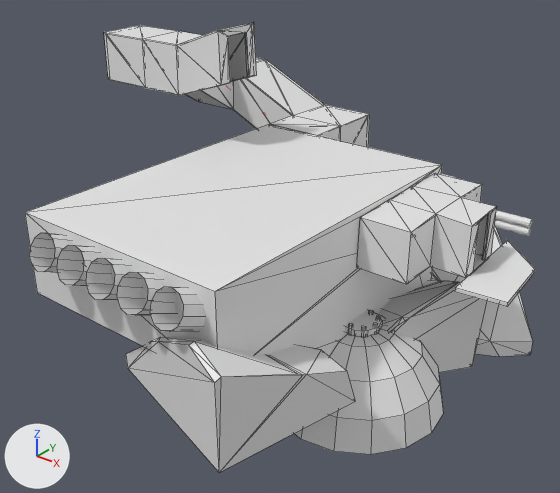
Renders of the FBX model Assets/Art/Models/Level 5.fbx from each side of a commit.
Camera for both pictures: a 50 mm camera at (-52.9, -15.0, -0.1) aimed at (-73.8, 11.0, -16.2). The lights are fixed; the arrows at lower left show +X, +Y and +Z. Mesh edges are drawn as thin lines on the coarser meshes. Where no turn or scale is listed for an object, it has been applied to the vertices.

Objects in the first picture: 'Level 53 sewer', 'Level 5Cube.010', 'Level 5Dome Pipes.005', 'Level 5Dome.006', 'Level 5Icosphere.002', 'Level 5Icosphere.003', 'Level 5Icosphere.004', 'Level 5lab to sewer corridor', 'Ship Top Deck sewer to helipad corridor', 'Ship Top Deck sewer toi helipad corridor floor'.
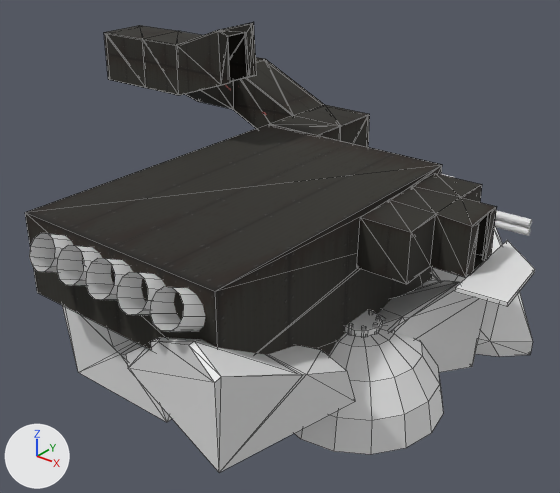
The change in detail:
Picture 'Wall 1.png' (img_wall_1_png) is new.
Picture 'Floor 1.png' (img_floor_1_png) is new.
Material 'Material #24' (mat_material__24) is new.
Its texture is img_wall_1_png (with its transparency).
Its roughness is 0.859.
Material 'Material #65' (mat_material__65) is new.
Its texture is img_floor_1_png.
Its roughness is 0.896.
me_mesh_025 has 18 vertices, 8 faces and spans x -5.38..5.33, y -4.97..5.01, z -3.62..3.58.
me_mesh_025 now uses material mat_material__65 (picture img_floor_1_png).
me_mesh_012 has 18 vertices, 24 faces and spans x -5.3..5.3, y -8.0..8.0, z -4.0..4.0.
me_mesh_012 now uses material mat_material__24 (picture img_wall_1_png).
me_mesh_014 has 80 vertices, 156 faces and spans x -5.47..5.45, y -5.06..5.09, z -4.85..4.94.
me_mesh_014 now uses material mat_material__24 (picture img_wall_1_png).
me_mesh_010 has 48 vertices, 92 faces and spans x -2.25..1.96, y -3.39..3.36, z -1.13..1.25.
me_mesh_010 now uses material mat_material__24 (picture img_wall_1_png).
Mesh me_mesh_027 is new.
It has 26 vertices, 48 faces and spans x -3.4..3.23, y -3.65..3.85, z -2.76..2.12.
Object 'Level 5Icosphere.007' (ob_level_5icosphere_007) is new; it shows me_mesh_027.
Its location is (-76.94, 6.67, -19.29).

Location of each change, [x1, y1, x2, y2] in pixels of the pictures (560 x 493 px):
'Level 53 sewer', recoloured (white to black): [25, 124, 442, 356] in both
'Ship Top Deck sewer to helipad corridor', recoloured (grey to black): [104, 22, 370, 147] in both
'Level 5lab to sewer corridor', recoloured (white to black): [357, 174, 497, 284] in both
'Level 5Icosphere.007', added: after [62, 305, 172, 422]
'Ship Top Deck sewer toi helipad corridor floor', recoloured (grey to black): [186, 77, 246, 109] in both
